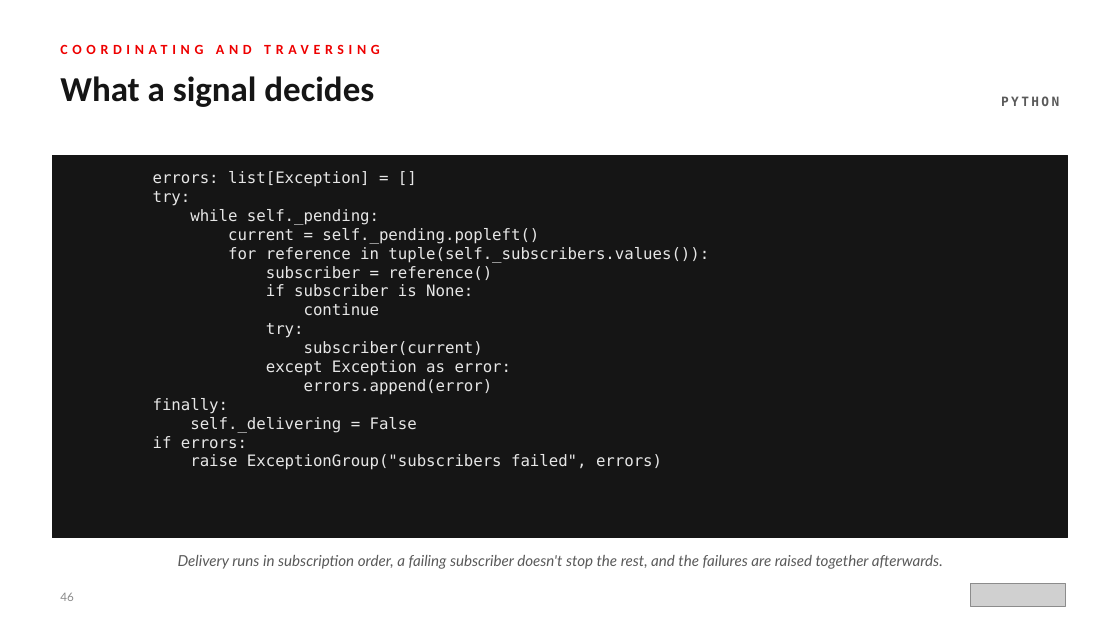
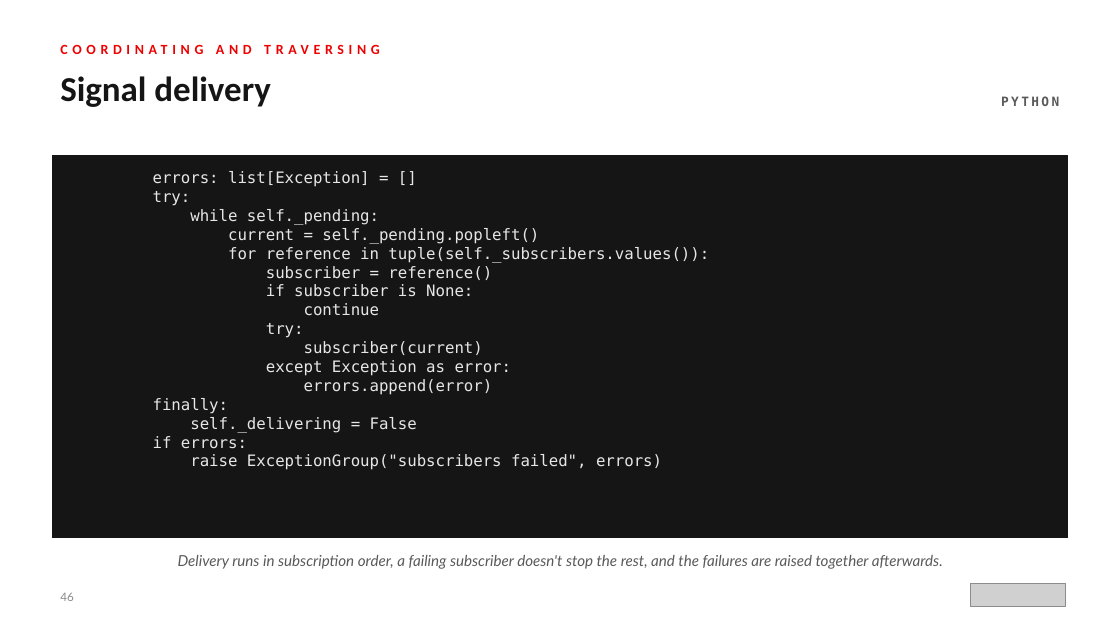
Before and after one commit to patterncatalyst/design-patterns-with-python, a slide deck: slide 46 of presentation/design-patterns-with-python-101-patterns-and-solid.pptx. Drawn at 1120x630 pixels with LibreOffice and Linux fonts; fonts in the diff are those of the drawing; grey boxes stand for pictures. Boxes give left, top, right and bottom in pixels: in the first picture for what was removed or moved away, otherwise in the second. Text is boxed around its words. In the diff, an @@ line names an element or a change of style, - is before the commit and + after.

```diff
--- a/presentation/design-patterns-with-python-101-patterns-and-solid.pptx
+++ b/presentation/design-patterns-with-python-101-patterns-and-solid.pptx
@@ text at <box>60,76,270,107</box>: text changed @@
-What a signal decides
+Signal delivery
```
Also in this commit, not shown: 13 other slides changed, 3 other files.
